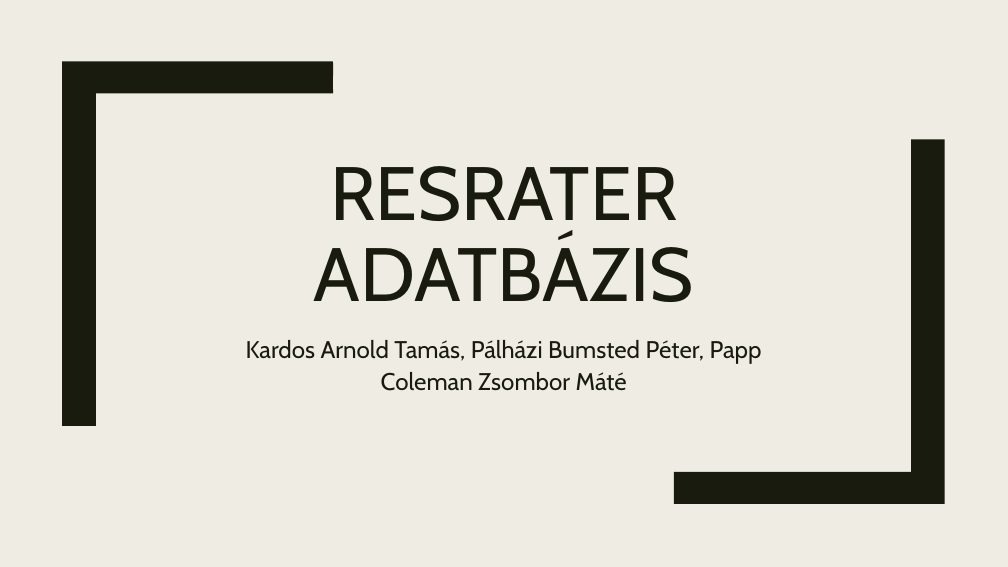
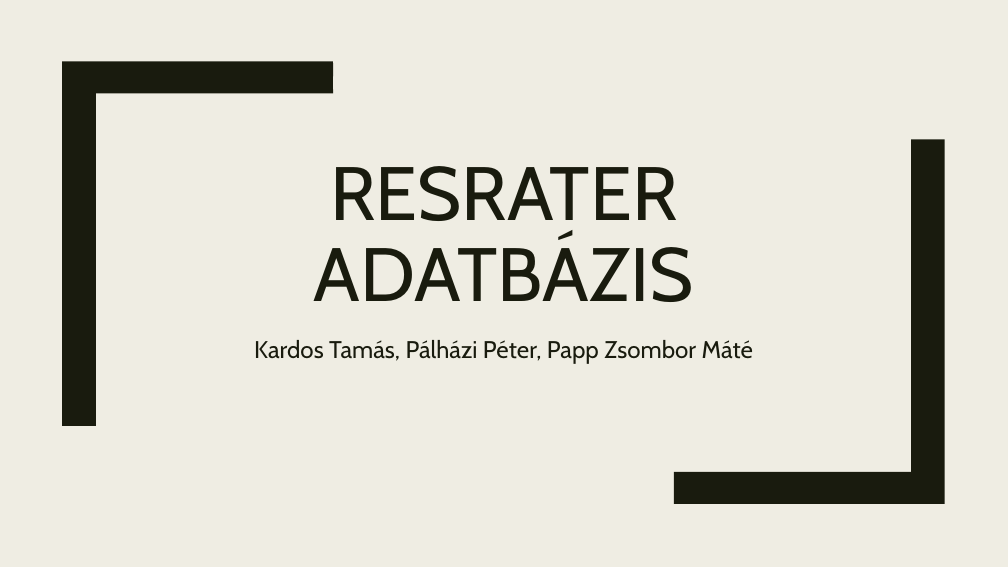
Before and after one commit to Petya6666/ResRater, a slide deck: slide 1 of adatbazis/resrater_adatbazis.pptx. Drawn at 1008x567 pixels with LibreOffice and Linux fonts; fonts in the diff are those of the drawing. Boxes give left, top, right and bottom in pixels: in the first picture for what was removed or moved away, otherwise in the second. Text is boxed around its words. In the diff, an @@ line names an element or a change of style, - is before the commit and + after.

```diff
--- a/adatbazis/resrater_adatbazis.pptx
+++ b/adatbazis/resrater_adatbazis.pptx
@@ subtitle at [254, 340, 753, 364]: text changed @@
-Kardos Arnold Tamás, Pálházi Bumsted Péter, Papp Coleman Zsombor Máté
+Kardos Tamás, Pálházi Péter, Papp Zsombor Máté
```
